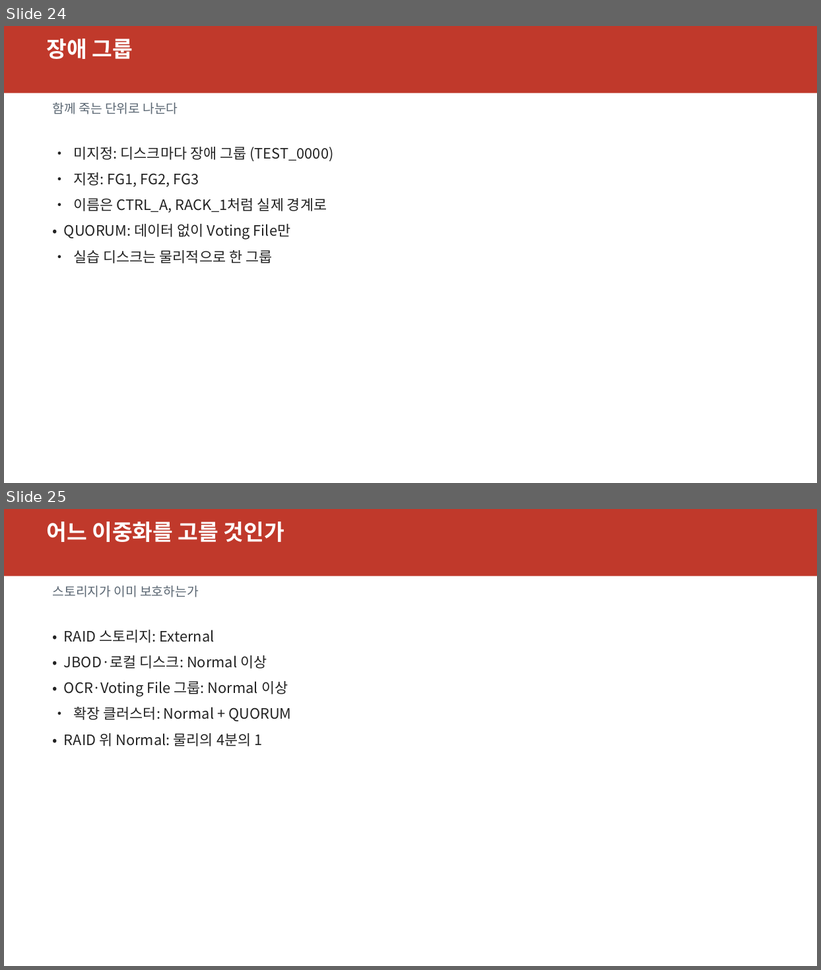
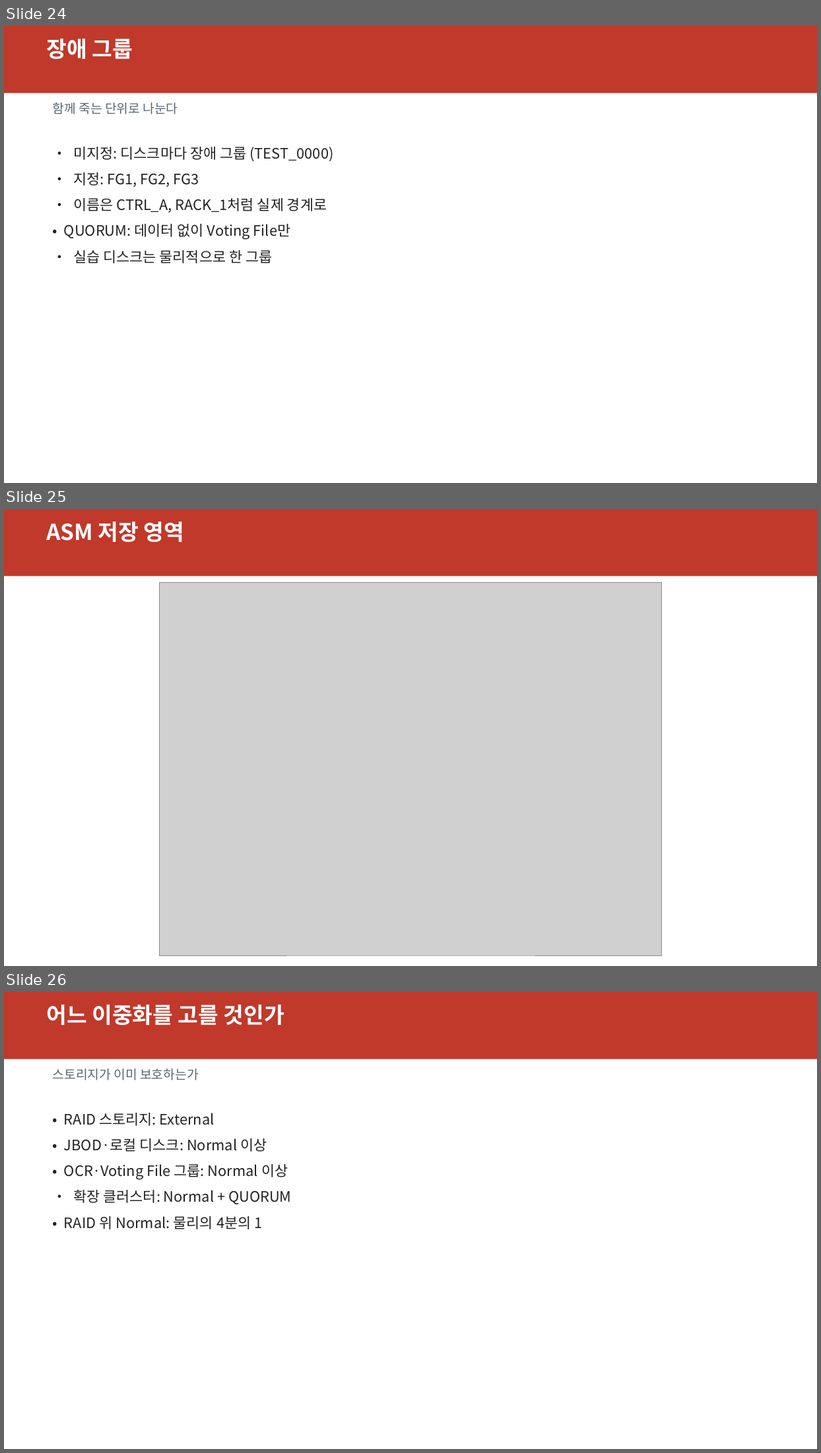
Before and after one commit to elpisk/OracleManual, a slide deck: RAC/5일과정/04장/4장_ASM인스턴스와디스크그룹.pptx. Shown one above the other, each under a label of ours: slides 24 and 25 before the commit, slides 24, 25 and 26 after it. The pictures are 821x970 and 821x1453 pixels, drawn with LibreOffice and Linux fonts; fonts in the diff are those of the drawing; grey boxes stand for pictures. Boxes give left, top, right and bottom in pixels: in the first picture for what was removed or moved away, otherwise in the second. Text is boxed around its words. In the diff, an @@ line names an element or a change of style, - is before the commit and + after.

```diff
--- a/RAC/5일과정/04장/4장_ASM인스턴스와디스크그룹.pptx
+++ b/RAC/5일과정/04장/4장_ASM인스턴스와디스크그룹.pptx
@@ slide 25 added at [4,509,817,966], background #FFFFFF @@
@@ rectangle added at [4,509,817,576], fill #C0392B @@
@@ text added at [46,522,184,542], 26 pt, text #FFFFFF, bold @@
+ASM 저장 영역
@@ picture added at [160,582,661,956] @@
@@ what was slide 25 is now slide 26 @@
```
Also in this commit, not shown: 5 other files.
